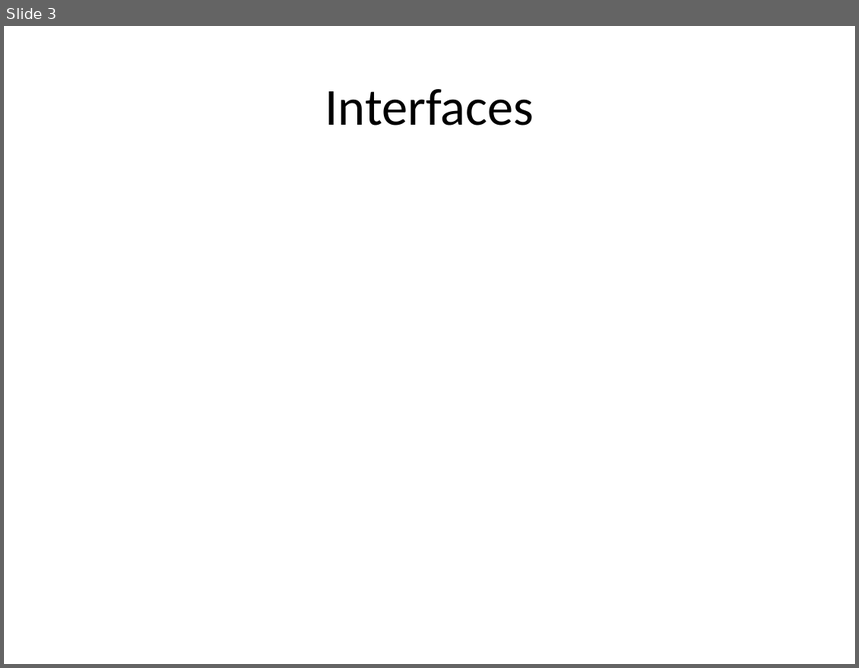
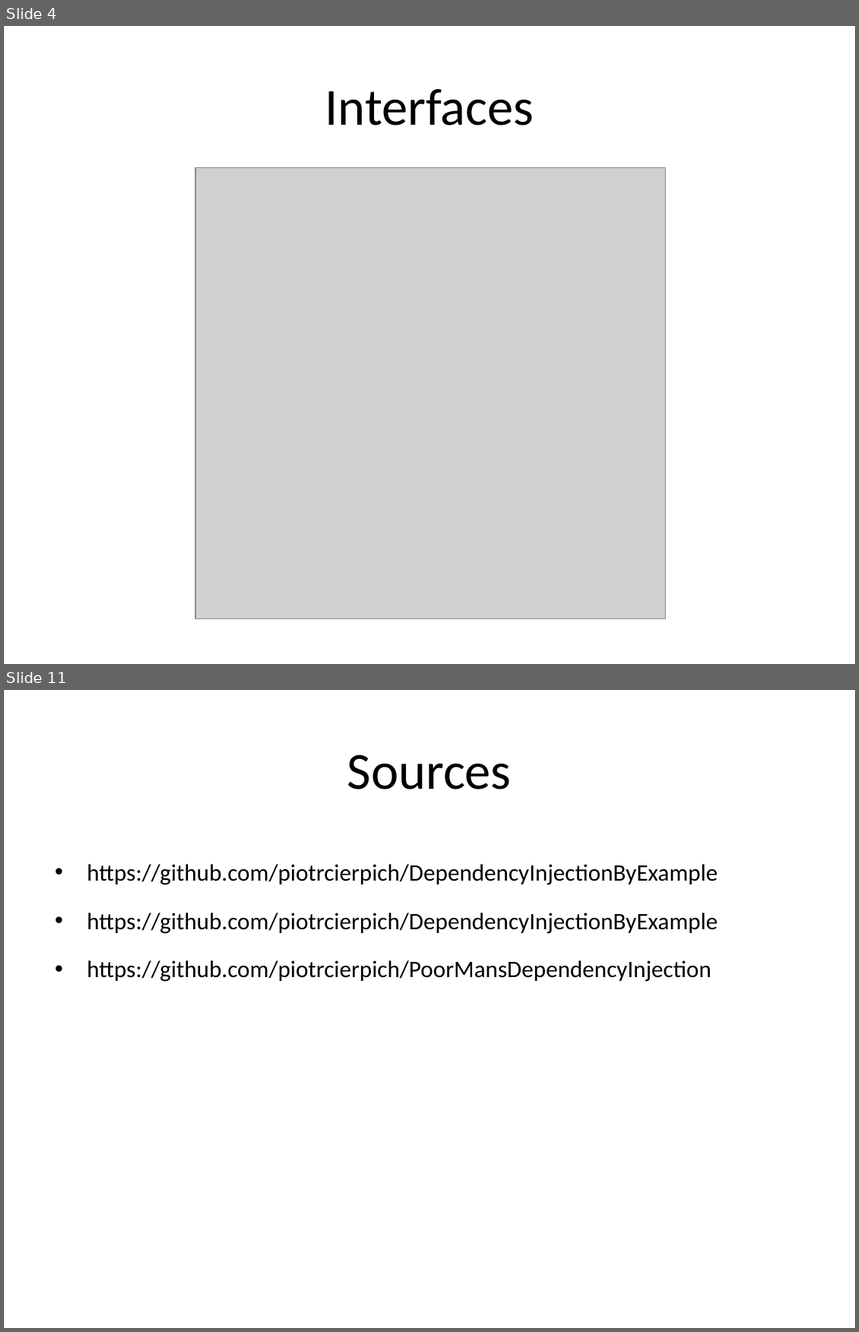
Before and after one commit to piotrcierpich/DependencyInjectionByExample, a slide deck: presentation/diByExample.ppt. Shown one above the other, each under a label of ours: slide 3 before the commit, slides 4 and 11 after it; the slides between them are not shown. The pictures are 859x668 and 859x1332 pixels, drawn with LibreOffice and Linux fonts; fonts in the diff are those of the drawing; grey boxes stand for pictures. Boxes give left, top, right and bottom in pixels: in the first picture for what was removed or moved away, otherwise in the second. Text is boxed around its words. In the diff, an @@ line names an element or a change of style, - is before the commit and + after.

Commit message:
presentation ready

```diff
--- a/presentation/diByExample.ppt
+++ b/presentation/diByExample.ppt
@@ slide 11 added at [4,690,855,1328], background #FFFFFF @@
@@ title added at [348,755,512,790], 44 pt, text #000000 @@
+Sources
@@ text added at [87,864,718,982], 20 pt, text #000000 @@
+• https://github.com/piotrcierpich/DependencyInjectionByExample
+• https://github.com/piotrcierpich/DependencyInjectionByExample
+• https://github.com/piotrcierpich/PoorMansDependencyInjection
@@ what was slide 3 is now slide 4 @@
@@ slide 4 changed as well @@
@@ picture added at [196,168,665,620] @@
```
Also in this commit, not shown: 1 other slide changed, 9 other slides added, 1 slide removed, 6 other files.
